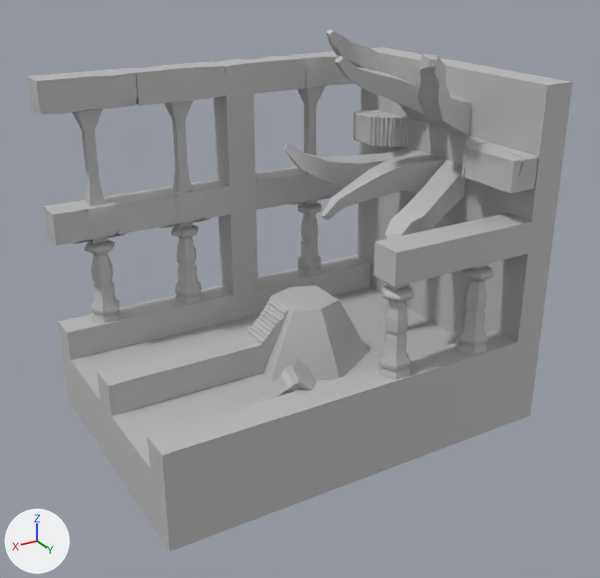
An edit to the FBX model Assets/Game Assets/IMPORTS/Levels/Ellora/ellora_env.fbx, drawn before and after from the same camera.
Rendered twice from a 50 mm camera at (7.0, 20.63, 11.92) aimed at (-5.28, 0.17, 1.69). Arrows for +X, +Y and +Z are at lower left; the lights stay in place. Where no turn or scale is listed for an object, it has been applied to the vertices. Vertices at the same position are counted once.

In view in the first picture: 'env', 'ground', 'tentacles', 'water'.
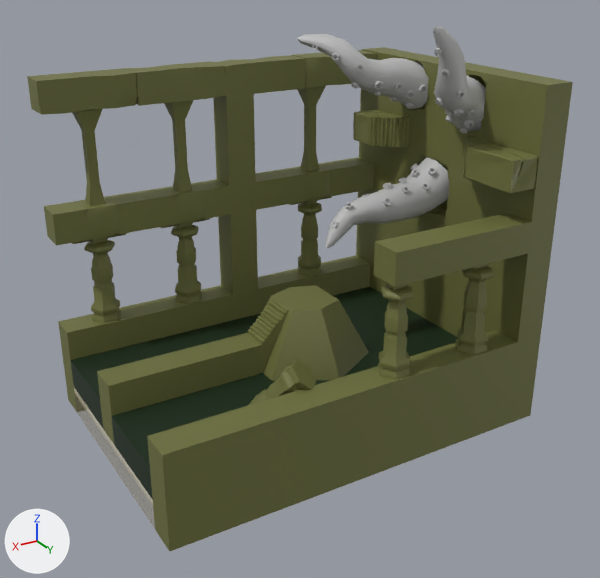
Where the newer file only moved an object's origin or applied its transform, the numbers keep the older frame.

What changed in the scene script:
```text
Add img_wall_tentacles_png:
    img_wall_tentacles_png = load_image('wall_tentacles.png', '../../../TEXTURES/environment/ellora/wall_tentacles.png', 256, 256, 'sRGB')
Add mat_phong11:
    mat_phong11 = principled_material('phong11')
    mat_phong11.base_color = (0.0055, 0.0216, 0.0055)  # black #112811
    mat_phong11.roughness = 0.553
Add mat_default_material:
    mat_default_material = principled_material('Default_Material')
    mat_default_material.base_color = (0.5, 0.5, 0.5)  # grey #bcbcbc
Add mat_phong1:
    mat_phong1 = principled_material('phong1')
    mat_phong1.texture = img_wall_tentacles_png
    mat_phong1.roughness = 0.553
Change me_mesh_001:
    used by ob_water; location = (-5.0, -0.5, -1.5)
    remove me_mesh_001.from_pydata(...)  # 563 vertices, 811 faces; spans x -6.0..6.0, y -3.5..3.5, z -0.5..0.5
    add me_mesh_001.from_pydata(...)  # 364 vertices, 724 faces; spans x -6.0..6.0, y -3.5..3.5, z -0.5..0.5
    me_mesh_001 part 8: 199 vertices removed from x -2.72..6.0, y -2.15..2.76, z -0.5..0.5; 38 vertices added at x -2.31..6.0, y -1.75..2.33, z -0.5..0.5
    me_mesh_001 part 9: 598 faces spanning x -6.0..6.0, y -3.5..3.5, z -0.5..0.5 switch from mat_phong2 (grey #bcbcbc) to mat_phong11 (black #112811)
Change me_mesh_002:
    used by ob_env; location = (-5.5, -0.5, 2.51)
    remove me_mesh_002.from_pydata(...)  # 1597 vertices, 1884 faces; spans x -6.5..6.5, y -4.5..4.5, z -5.51..5.51
    add me_mesh_002.from_pydata(...)  # 1849 vertices, 2100 faces; spans x -6.5..6.5, y -4.5..4.5, z -5.51..5.51
    me_mesh_002 part 1: 252 vertices added at x -6.22..-5.5, y -2.13..2.08, z 0.48..5.48
    me_mesh_002 part 2: 501 kept faces spanning x -6.5..1.5, y -4.5..4.5, z -5.51..5.49 get new texture (UV) coordinates
    me_mesh_002 part 3: 1851 faces spanning x -6.5..6.5, y -4.5..4.5, z -5.51..5.51 switch from mat_phong2 (grey #bcbcbc) to mat_phong1 (picture img_wall_tentacles_png)
Change me_mesh:
    used by ob_tentacles; location = (-12.0, -3.0, 3.0); rotation_euler = (1.571, 0.0, 1.571), in degrees (90, 0, 90); scale = (0.005, 0.005, 0.001)
    remove me_mesh.from_pydata(...)  # 139 vertices, 258 faces; spans x 63.0..1094.0, y -35.0..1232.0, z 1000.0..5729.0
    remove me_mesh.materials.append(mat_phong2)  # grey #bcbcbc
    add me_mesh.from_pydata(...)  # 1095 vertices, 1362 faces; spans x -280.0..277.0, y -269.0..417.0, z -253.0..308.0
    me_mesh part 4: a new loose piece, a torus around z (ring radius 10.0, tube radius 7.0) spanning x -172.0..-148.0, y 162.0..187.0, z 117.0..131.0, in mat_default_material (grey #bcbcbc)
    me_mesh part 5: the loose piece of 71 vertices spanning x 85.0..1094.0, y 600.0..1232.0, z 1000.0..5129.0 is deleted
    me_mesh part 6: the loose piece of 68 vertices spanning x 63.0..1004.0, y -35.0..519.0, z 1000.0..5729.0 is deleted
    me_mesh part 7: 1071 vertices added at x -280.0..277.0, y -269.0..417.0, z -253.0..308.0
    add me_mesh.materials.append(mat_default_material)  # grey #bcbcbc
Change ob_tentacles:
    ob_tentacles.location: (-12.0, -3.0, 3.0) -> (-9.18, 0.1, 5.41)
    ob_tentacles.rotation_euler: (1.571, 0.0, 1.571) -> (1.571, 0.0, 0.0)  # degrees (90, 0, 90) -> degrees (90, 0, 0)
    ob_tentacles.scale: (0.005, 0.005, 0.001) -> (0.01, 0.01, 0.01)
```

Location of each change, [x1, y1, x2, y2] in pixels of the pictures (600 x 578 px):
'tentacles', reshaped, moved, turned, rescaled: before [284, 29, 471, 239]; after [297, 27, 486, 249]
part 1 of me_mesh_002, added (yellow): after [356, 49, 547, 342]
part 2 of me_mesh_002, surface changed (grey to yellow): [248, 47, 573, 424] in both
part 3 of me_mesh_002, recoloured (grey to yellow): [27, 52, 532, 551] in both
part 4 of me_mesh, added: after [419, 85, 427, 93]
part 5 of me_mesh, deleted: before [326, 29, 471, 135]
part 6 of me_mesh, deleted: before [284, 143, 465, 239]
part 7 of me_mesh, added: after [297, 27, 486, 249]
part 8 of me_mesh_001, cut back: [99, 333, 383, 445] in both
part 9 of me_mesh_001, recoloured (grey to green): [71, 287, 458, 500] in both
'ground', unchanged, covered by the edit: before [74, 388, 155, 529]; after [74, 388, 153, 505]
